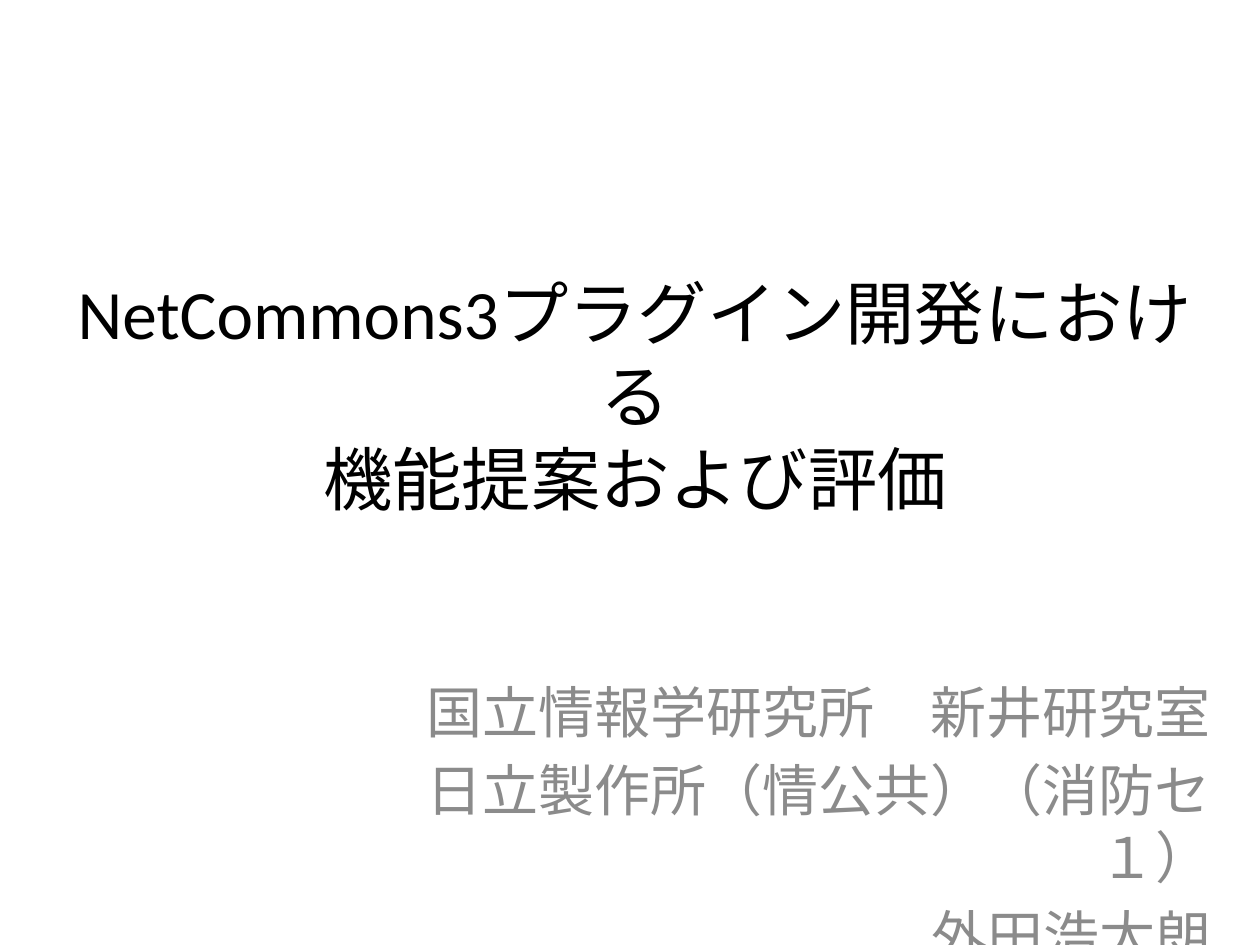
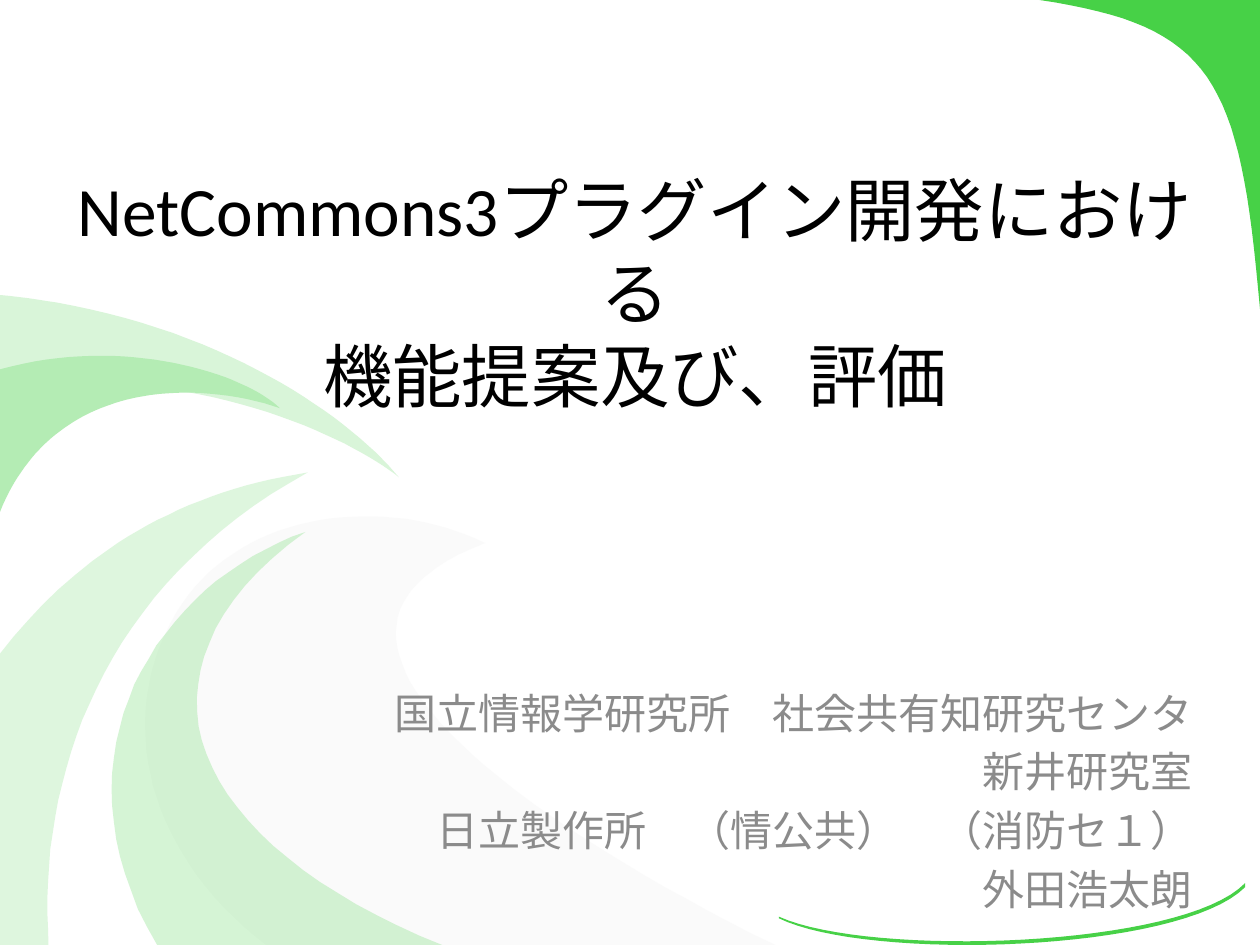
Before and after one commit to kotaro0717/Report-Management, a slide deck: slide 1 of PowerPoint/report_hokada.pptx. Drawn at 1260x945 pixels with LibreOffice and Linux fonts; fonts in the diff are those of the drawing. Boxes give left, top, right and bottom in pixels: in the first picture for what was removed or moved away, otherwise in the second. Text is boxed around its words. In the diff, an @@ line names an element or a change of style, - is before the commit and + after.

```diff
--- a/PowerPoint/report_hokada.pptx
+++ b/PowerPoint/report_hokada.pptx
@@ freeform shape added at (x1=1040, y1=0, x2=1260, y2=309), fill #47D147 @@
@@ title at (x1=323, y1=343, x2=947, y2=408): text changed @@
-NetCommons3プラグイン開発における
-機能提案および評価
+NetCommons3プラグイン開発における
+機能提案及び、評価
@@ group added at (x1=0, y1=295, x2=775, y2=945): 5 freeform shapes @@
@@ subtitle "国立情報学研究所 社会共有知研究センタ" moved from (x1=427, y1=686, x2=1211, y2=883) to (x1=395, y1=694, x2=1193, y2=916) @@
@@ subtitle at (x1=395, y1=694, x2=1193, y2=850): text changed; size 32 to 24 pt @@
-国立情報学研究所 新井研究室
-日立製作所（情公共）（消防セ１）
+国立情報学研究所 社会共有知研究センタ
+新井研究室
+日立製作所 （情公共） （消防セ１）
@@ freeform shape added at (x1=779, y1=883, x2=1245, y2=945), fill #47D147 @@
@@ subtitle at (x1=983, y1=870, x2=1193, y2=916): size 32 to 24 pt in "外田浩太朗"; less space between paragraphs @@
```
Also in this commit, not shown: 17 other slides changed, 1 other file.
